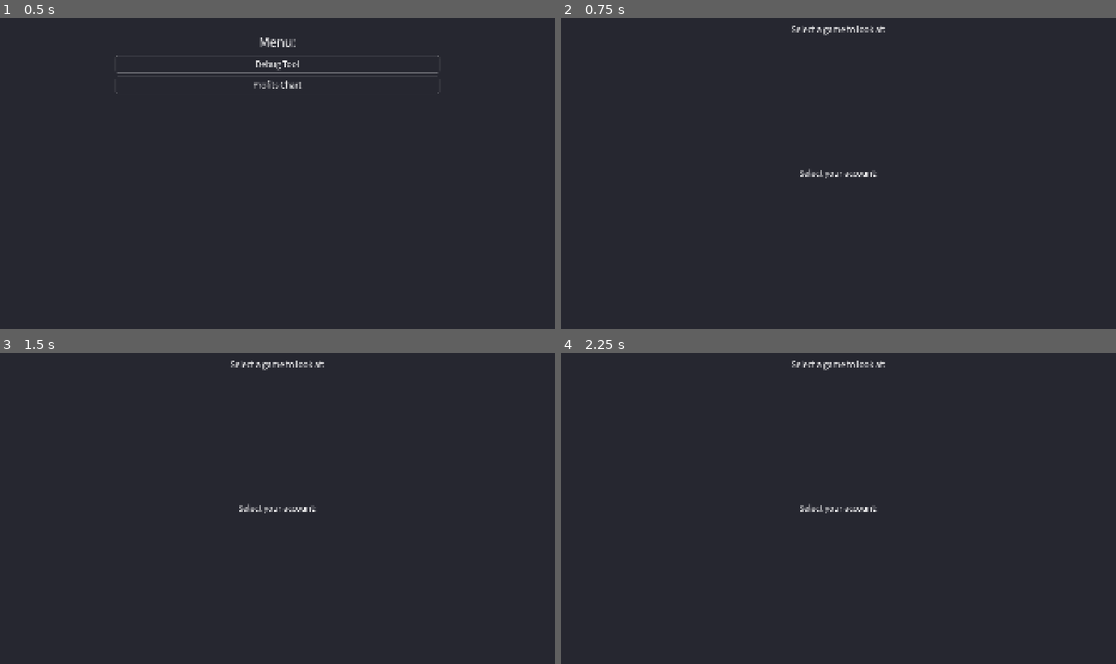
Above: before the commit, frames 1-4 (two rows, left to right).
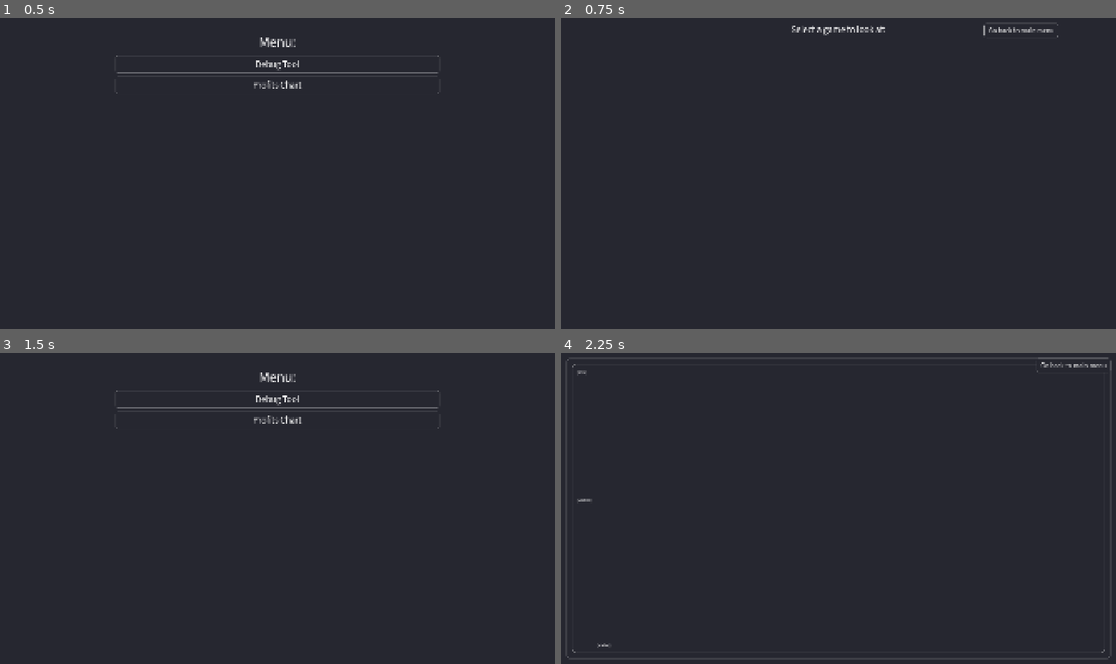
Above: after the commit, the same moments.

Repository: TaianRmos/are-ya-winamaxing-son
Game: Godot game, scene res://scenes/loading.tscn
Two runs of this game, one before a commit and one after it. Both use one fixed random seed, a clock stepped at 60 frames per second and the inputs below. Before the commit the project starts from res://scenes/main_menu.tscn.
Inputs (mouse positions are in pixels of both pictures, inside the frame that each line leads up to):
- Up to frame 1 (0.5 s): no input
- Up to frame 2 (0.75 s): click "Debug Tool" at 0.5 s
- Up to frame 3 (1.5 s): click (460, 365) at 1.25 s, where only the run after the commit has a clickable "Go back to main menu"
- Up to frame 4 (2.25 s): click (838, 421) at 2 s, where only the run after the commit has a clickable "Profits Chart"

Frame 1 is identical in both runs. In frame 2, 0.3% of the frame differs, in the area x 43-90%, y 2-52%; in frame 3, 1.0%, in the area x 20-80%, y 2-52%; in frame 4, 0.7%.

Commit message:
Adding loading scene and fixing main menu

Diff:
--- a/charts/area_chart.gd
+++ b/charts/area_chart.gd
@@ -1,5 +1,7 @@
 extends Control
 
+
+@export_file_path("*.tscn") var main_menu_scene_path: String
 
 @onready var chart: Chart = $MarginContainer/MarginContainer/Chart
 
@@ -40,3 +42,7 @@
 	props.draw_origin = true
 
 	chart.plot([profit_function], props)
+
+
+func _on_go_to_main_menu_pressed() -> void:
+	get_tree().change_scene_to_file(main_menu_scene_path)
--- a/charts/area_chart.tscn
+++ b/charts/area_chart.tscn
@@ -12,6 +12,7 @@
 grow_horizontal = 2
 grow_vertical = 2
 script = ExtResource("1_ogid7")
+main_menu_scene_path = "res://scenes/main_menu.tscn"
 
 [node name="MarginContainer" type="MarginContainer" parent="." unique_id=932287152]
 layout_mode = 1
@@ -38,3 +39,12 @@
 [node name="Chart" parent="MarginContainer/MarginContainer" unique_id=1493155437 instance=ExtResource("1_ccccc")]
 layout_mode = 2
 theme = ExtResource("3_rlmw2")
+
+[node name="GoToMainMenu" type="Button" parent="MarginContainer" unique_id=12362042]
+layout_mode = 2
+size_flags_horizontal = 8
+size_flags_vertical = 0
+theme_override_font_sizes/font_size = 24
+text = "Go back to main menu"
+
+[connection signal="pressed" from="MarginContainer/GoToMainMenu" to="." method="_on_go_to_main_menu_pressed"]
--- a/globals/globals.gd
+++ b/globals/globals.gd
@@ -107,7 +107,7 @@
 	if accounts_folder.size() == 1:
 		history_folder_path = accounts_path.path_join(accounts_folder[0]).path_join("history")
 		accounts = accounts_folder
-	elif accounts.size() > 1:
+	elif accounts_folder.size() > 1:
 		accounts = accounts_folder
 		history_folder_path = accounts_path
 	else:
--- a/project.godot
+++ b/project.godot
@@ -11,7 +11,7 @@
 [application]
 
 config/name="AreYaWinamaxingSon"
-run/main_scene="uid://cpksq4he7fcgw"
+run/main_scene="uid://csr7j824cy8b8"
 config/features=PackedStringArray("4.7", "Forward Plus")
 config/icon="res://icon.svg"
 
--- a/scenes/debug.gd
+++ b/scenes/debug.gd
@@ -1,4 +1,7 @@
 extends Control
+
+
+@export_file_path("*.tscn") var main_menu_scene_path: String
 
 @onready var debug_round_text_raw: TextEdit = $TabMargin/TabContainer/Rounds/TextMargin/TextSplit/DebugTextRaw
 @onready var debug_round_text_parsed: TextEdit = $TabMargin/TabContainer/Rounds/TextMargin/TextSplit/DebugTextParsed
@@ -9,10 +12,8 @@
 @onready var debug_summary_text_parsed: TextEdit = $TabMargin/TabContainer/Summaries/TextMargin/TextSplit/DebugTextParsed
 @onready var stats_text: TextEdit = $TabMargin/TabContainer/Stats/TextMargin/StatsText
 
-@onready var account_selection_margin: MarginContainer = $AccountSelectionMargin
 @onready var tab_margin: MarginContainer = $TabMargin
 @onready var tab_container: TabContainer = $TabMargin/TabContainer
-@onready var accounts_container: VBoxContainer = $AccountSelectionMargin/AccountsContainer
 
 @onready var games_selection_container: VBoxContainer = $GameSelectionMargin/ScrollContainer/GamesSelection
 @onready var game_selection_margin: MarginContainer = $GameSelectionMargin
@@ -20,18 +21,16 @@
 
 var selected_game: GameData
 var round_index = 0
-var account_folders: Array[String] = []
 
 
 func _ready() -> void:
 	if Globals.was_parsed:
 		_create_game_selection()
-	elif Globals.accounts.size() != 1:
-		_select_account()
 
 	Globals.parsing_finished.connect(_create_game_selection)
 
 
+## Creates the buttons linked to each game
 func _create_game_selection() -> void:
 	for game in Globals.game_data:
 		var button := Button.new()
@@ -41,26 +40,14 @@
 		games_selection_container.add_child(button)
 
 
-func _select_account() -> void:
-	# Enables the account selection and disable the tab
-	account_selection_margin.visible = true
-	account_selection_margin.process_mode = Node.PROCESS_MODE_INHERIT
-	tab_margin.visible = false
-	tab_margin.process_mode = Node.PROCESS_MODE_DISABLED
-
-	for account in account_folders:
-		var button := Button.new()
-		button.text = account
-		button.pressed.connect(_on_account_button_pressed.bind(account))
-		accounts_container.add_child(button)
-
-
+## Writes the content of a round in the text edits
 func _set_debug_round_text() -> void:
 	debug_round_text_raw.text = selected_game.rounds[round_index].raw_text
 	debug_round_text_parsed.text = str(selected_game.rounds[round_index])
 	round_label.text = str(round_index + 1) + " / " + str(selected_game.rounds.size())
 
 
+## Writes the content of a summary in the text edits
 func _set_debug_summary_text() -> void:
 	if selected_game.summary:
 		debug_summary_text_raw.text = selected_game.summary.raw_text
@@ -70,6 +57,7 @@
 		debug_summary_text_parsed.text = "No summary for this game"
 
 
+## Selects the given game and display its content
 func _on_select_game_pressed(game_name: String) -> void:
 	selected_game = Globals.get_game_data(game_name)
 	game_selection_margin.visible = false
@@ -82,15 +70,7 @@
 	_set_debug_summary_text()
 
 
-func _on_account_button_pressed(account: String) -> void:
-	Globals.select_account(account)
-	await Globals.parsing_finished
-	account_selection_margin.visible = false
-	account_selection_margin.process_mode = Node.PROCESS_MODE_DISABLED
-	tab_margin.visible = true
-	tab_margin.process_mode = Node.PROCESS_MODE_INHERIT
-
-
+## Goes to previous round
 func _on_previous_round_button_pressed() -> void:
 	round_index = (round_index - 1) % selected_game.rounds.size()
 	if round_index < 0:
@@ -98,17 +78,20 @@
 	_set_debug_round_text()
 
 
+## Goes to next round
 func _on_next_round_button_pressed() -> void:
 	round_index = (round_index + 1) % selected_game.rounds.size()
 	_set_debug_round_text()
 
 
+## Goes to the given round
 func _on_round_input_text_submitted(new_text: String) -> void:
 	round_index = int(new_text) - 1
 	round_input.text = ""
 	_set_debug_round_text()
 
 
+## Goes back to the selection menu
 func _on_back_button_pressed() -> void:
 	game_selection_margin.visible = true
 	game_selection_margin.process_mode = Node.PROCESS_MODE_INHERIT
@@ -116,3 +99,8 @@
 	tab_margin.process_mode = Node.PROCESS_MODE_DISABLED
 	round_index = 0
 	tab_container.current_tab = 0
+
+
+## Goes back to main menu
+func _on_go_to_main_menu_pressed() -> void:
+	get_tree().change_scene_to_file(main_menu_scene_path)
--- a/scenes/debug.tscn
+++ b/scenes/debug.tscn
@@ -1,9 +1,6 @@
 [gd_scene format=3 uid="uid://bvernu05qcm1j"]
 
 [ext_resource type="Script" uid="uid://dj1qwn8vl0bc1" path="res://scenes/debug.gd" id="1_lgrwq"]
-
-[sub_resource type="LabelSettings" id="LabelSettings_g4v7s"]
-font_size = 32
 
 [sub_resource type="LabelSettings" id="LabelSettings_yf5fn"]
 font_size = 32
@@ -16,27 +13,7 @@
 grow_horizontal = 2
 grow_vertical = 2
 script = ExtResource("1_lgrwq")
-
-[node name="AccountSelectionMargin" type="MarginContainer" parent="." unique_id=926171321]
-process_mode = 4
-visible = false
-layout_mode = 1
-anchors_preset = 15
-anchor_right = 1.0
-anchor_bottom = 1.0
-grow_horizontal = 2
-grow_vertical = 2
-
-[node name="AccountsContainer" type="VBoxContainer" parent="AccountSelectionMargin" unique_id=1790916401]
-layout_mode = 2
-size_flags_horizontal = 4
-size_flags_vertical = 4
-
-[node name="Label" type="Label" parent="AccountSelectionMargin/AccountsContainer" unique_id=957459366]
-layout_mode = 2
-text = "Select your account:"
-label_settings = SubResource("LabelSettings_g4v7s")
-horizontal_alignment = 1
+main_menu_scene_path = "res://scenes/main_menu.tscn"
 
 [node name="TabMargin" type="MarginContainer" parent="." unique_id=755719603]
 process_mode = 4
@@ -221,7 +198,15 @@
 label_settings = SubResource("LabelSettings_yf5fn")
 horizontal_alignment = 1
 
+[node name="GoToMainMenu" type="Button" parent="GameSelectionMargin" unique_id=871969657]
+layout_mode = 2
+size_flags_horizontal = 8
+size_flags_vertical = 0
+theme_override_font_sizes/font_size = 24
+text = "Go back to main menu"
+
 [connection signal="text_submitted" from="TabMargin/TabContainer/Rounds/ButtonsMargin/VBoxContainer/RoundInput" to="." method="_on_round_input_text_submitted"]
 [connection signal="pressed" from="TabMargin/TabContainer/Rounds/ButtonsMargin/VBoxContainer/HBoxContainer/PreviousButton" to="." method="_on_previous_round_button_pressed"]
 [connection signal="pressed" from="TabMargin/TabContainer/Rounds/ButtonsMargin/VBoxContainer/HBoxContainer/NextButton" to="." method="_on_next_round_button_pressed"]
 [connection signal="pressed" from="TabMargin/BackButton" to="." method="_on_back_button_pressed"]
+[connection signal="pressed" from="GameSelectionMargin/GoToMainMenu" to="." method="_on_go_to_main_menu_pressed"]
--- /dev/null
+++ b/scenes/loading.gd
@@ -0,0 +1,58 @@
+extends Control
+
+
+@export_file_path("*.tscn") var main_menu_scene_path: String
+
+@onready var progress_bar: ProgressBar = $LoadingContainer/VBoxContainer/ProgressBar
+@onready var loading_container: CenterContainer = $LoadingContainer
+@onready var account_selection_container: MarginContainer = $AccountSelectionContainer
+@onready var buttons_container: VBoxContainer = $AccountSelectionContainer/ButtonsContainer
+
+
+func _ready() -> void:
+	Globals.parsing_finished.connect(_on_parsing_finished)
+
+	# If more than one account was found, we select one
+	if Globals.accounts.size() > 1:
+		_create_account_selection()
+		_toggle_container_visibility()
+
+	# If the loading is too fast, we need to call the
+	# method manually because the signal fired before
+	# we had the time to connect to it
+	if Globals.get_percentage_parsed() == 100:
+		call_deferred("_on_parsing_finished")
+
+
+## Displays the loading percentage
+func _process(_delta: float) -> void:
+	progress_bar.value = Globals.get_percentage_parsed()
+
+
+## Creates a list of buttons to select your account
+func _create_account_selection() -> void:
+	for account in Globals.accounts:
+		var button := Button.new()
+		button.text = account
+		button.add_theme_font_size_override("font_size", 48)
+		button.pressed.connect(_on_account_button_pressed.bind(account))
+		buttons_container.add_child(button)
+
+
+## Makes loading invisible and account selection visible or the opposite
+func _toggle_container_visibility() -> void:
+	loading_container.visible = !loading_container.visible
+	account_selection_container.visible = !account_selection_container.visible
+	loading_container.set_process(!loading_container.is_processing())
+	account_selection_container.set_process(!account_selection_container.is_processing())
+
+
+## Selects the given account
+func _on_account_button_pressed(account_name: String) -> void:
+	Globals.select_account(account_name)
+	_toggle_container_visibility()
+
+
+## Goes to the main menu once the parsing is done
+func _on_parsing_finished() -> void:
+	get_tree().change_scene_to_file(main_menu_scene_path)
--- /dev/null
+++ b/scenes/loading.tscn
@@ -0,0 +1,63 @@
+[gd_scene format=3 uid="uid://csr7j824cy8b8"]
+
+[ext_resource type="Script" uid="uid://crriqx0078to" path="res://scenes/loading.gd" id="1_ir5ef"]
+
+[node name="Loading" type="Control" unique_id=421109685]
+layout_mode = 3
+anchors_preset = 15
+anchor_right = 1.0
+anchor_bottom = 1.0
+grow_horizontal = 2
+grow_vertical = 2
+script = ExtResource("1_ir5ef")
+main_menu_scene_path = "res://scenes/main_menu.tscn"
+
+[node name="LoadingContainer" type="CenterContainer" parent="." unique_id=1835040309]
+layout_mode = 1
+anchors_preset = 15
+anchor_right = 1.0
+anchor_bottom = 1.0
+grow_horizontal = 2
+grow_vertical = 2
+
+[node name="VBoxContainer" type="VBoxContainer" parent="LoadingContainer" unique_id=18513759]
+custom_minimum_size = Vector2(900, 110)
+layout_mode = 2
+
+[node name="Label" type="Label" parent="LoadingContainer/VBoxContainer" unique_id=754205636]
+layout_mode = 2
+size_flags_vertical = 3
+theme_override_font_sizes/font_size = 48
+text = "Loading..."
+horizontal_alignment = 1
+vertical_alignment = 2
+
+[node name="ProgressBar" type="ProgressBar" parent="LoadingContainer/VBoxContainer" unique_id=700839382]
+layout_mode = 2
+size_flags_vertical = 3
+show_percentage = false
+
+[node name="AccountSelectionContainer" type="MarginContainer" parent="." unique_id=1402163822]
+visible = false
+layout_mode = 1
+anchors_preset = 15
+anchor_right = 1.0
+anchor_bottom = 1.0
+grow_horizontal = 2
+grow_vertical = 2
+theme_override_constants/margin_left = 500
+theme_override_constants/margin_top = 200
+theme_override_constants/margin_right = 500
+theme_override_constants/margin_bottom = 200
+
+[node name="ButtonsContainer" type="VBoxContainer" parent="AccountSelectionContainer" unique_id=813649871]
+layout_mode = 2
+theme_override_constants/separation = 15
+
+[node name="Label" type="Label" parent="AccountSelectionContainer/ButtonsContainer" unique_id=1451034383]
+layout_mode = 2
+size_flags_vertical = 1
+theme_override_font_sizes/font_size = 48
+text = "Select an account:"
+horizontal_alignment = 1
+vertical_alignment = 1
--- a/scenes/main_menu.gd
+++ b/scenes/main_menu.gd
@@ -1,13 +1,13 @@
 extends Control
 
 
-@export var debug_scene: PackedScene
-@export var profit_chart: PackedScene
+@export_file_path("*.tscn") var debug_scene_path: String
+@export_file_path("*.tscn") var profit_chart_scene_path: String
 
 
 func _on_go_to_debug_pressed() -> void:
-	get_tree().change_scene_to_packed(debug_scene)
+	get_tree().change_scene_to_file(debug_scene_path)
 
 
 func _on_go_to_profits_pressed() -> void:
-	get_tree().change_scene_to_packed(profit_chart)
+	get_tree().change_scene_to_file(profit_chart_scene_path)
--- a/scenes/main_menu.tscn
+++ b/scenes/main_menu.tscn
@@ -1,8 +1,6 @@
 [gd_scene format=3 uid="uid://cpksq4he7fcgw"]
 
 [ext_resource type="Script" uid="uid://bqtlgmx04ooqk" path="res://scenes/main_menu.gd" id="1_l6cm7"]
-[ext_resource type="PackedScene" uid="uid://bvernu05qcm1j" path="res://scenes/debug.tscn" id="2_ekxnf"]
-[ext_resource type="PackedScene" uid="uid://crqgktanh6ig7" path="res://charts/area_chart.tscn" id="3_bqqt6"]
 
 [sub_resource type="LabelSettings" id="LabelSettings_vue75"]
 font_size = 50
@@ -15,8 +13,8 @@
 grow_horizontal = 2
 grow_vertical = 2
 script = ExtResource("1_l6cm7")
-debug_scene = ExtResource("2_ekxnf")
-profit_chart = ExtResource("3_bqqt6")
+debug_scene_path = "res://scenes/debug.tscn"
+profit_chart_scene_path = "res://charts/area_chart.tscn"
 
 [node name="MarginContainer" type="MarginContainer" parent="." unique_id=81999947]
 layout_mode = 1
Not shown, added: scenes/loading.gd.uid
